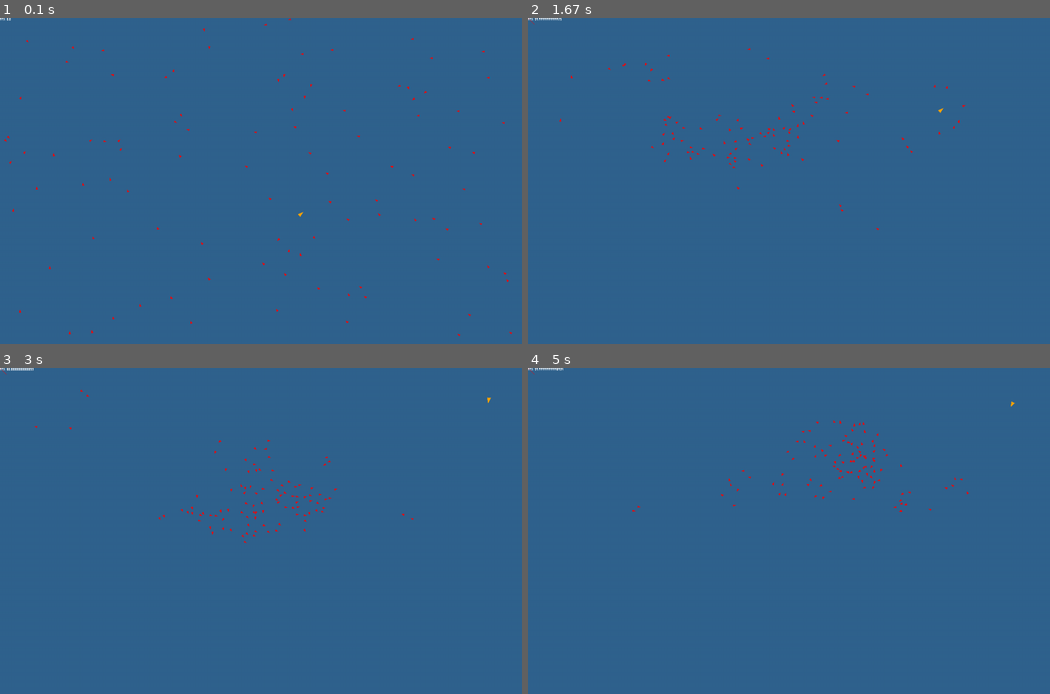
Above: before the commit, frames 1-4 (two rows, left to right).
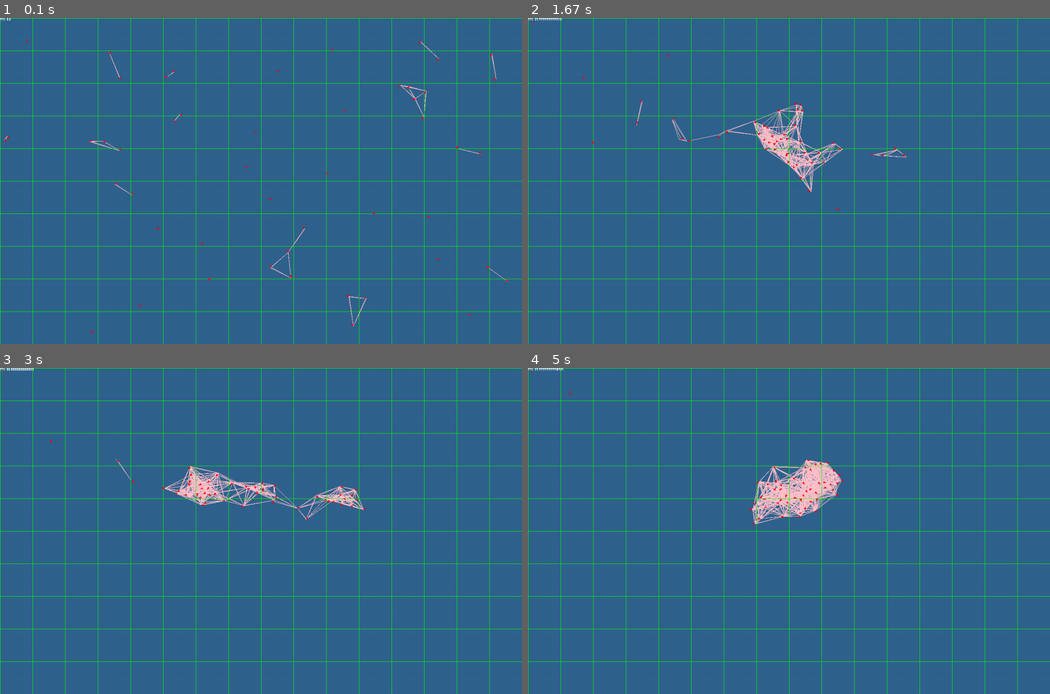
Above: after the commit, the same moments.

Repository: towella/boid-flocking
Game: pygame game, started from code/main.py
Two runs of this game, one before a commit and one after it. Both use one fixed random seed, a clock stepped at 60 frames per second and the inputs below.
Inputs (mouse positions are in pixels of both pictures, inside the frame that each line leads up to):
- Up to frame 1 (0.1 s): no input
- Up to frame 2 (1.67 s): tap Z at 0.83 s
- Up to frame 3 (3 s): move the mouse to (266, 566) at 2.2 s; tap Z at 2.23, 2.53 s
- Up to frame 4 (5 s): move the mouse to (924, 501) at 3.1 s; tap Z at 3.13, 3.43, 3.57, 3.97, 4.27 s; move the mouse to (976, 504) at 3.53 s; move the mouse to (971, 592) at 3.93 s

The runs differ from the first frame. In frame 1, 5.6% of the frame differs, in the area x 0-100%, y 0-100%; in frame 2, 6.8%; in frame 3, 6.9%; in frame 4, 7.3%.

Commit message:
Progress on Chunk System
- Boids are sorted into chunks and only provided neighbours in and around their chunk for efficiency
- Further optimisations are likely possible and should be investigated. Frames drop significantly when large flocks are simulated especially when boids group together
- This version includes dev rendering for visualising the chunks and interactions between boids in visual range of each other

Diff:
--- a/code/boids.py
+++ b/code/boids.py
@@ -9,15 +9,23 @@
 class Flock:
     def __init__(self, surface, flock_size, use_predator=False, use_wind=False):
         self.surface = surface
+        self.chunk_size = 80
+        # each chunk is a list of boids (3dim array) (use + 1 in case rounding down neccessary)
+        self.chunks = [[[] for x in range((self.surface.get_width() // self.chunk_size) + 1)]
+                       for y in range((self.surface.get_height() // self.chunk_size) + 1)]
+
         self.boids = [Boid(self.surface) for b in range(flock_size)]
 
         self.use_predator = use_predator
-        self.predator = BoidPredator(self.surface)
+        if self.use_predator:
+            self.predator = BoidPredator(self.surface)
+        else:
+            self.predator = None
 
         self.max_wind = 3
         self.min_wind_change = int(minute * 0.1)
         self.max_wind_change = int(minute * 0.2)
-        self.wind_transition = 30
+        self.wind_transition = 60
         self.wind_change = randint(self.min_wind_change, self.max_wind_change)
         self.use_wind = use_wind
         self.wind = [0, 0]
@@ -35,15 +43,51 @@
             self.new_wind[1] = randint(-self.max_wind * 100, self.max_wind * 100) / 100
             self.wind_change = randint(self.min_wind_change, self.max_wind_change)
 
-        # update boids
-        self.predator.update(self.boids, self.wind)
+        # update predator
+        if self.use_predator:
+            self.predator.update(self.boids, self.wind)
+        # update boids by chunk
+        # first update chunks (reset first so empty)
+        self.chunks = [[[] for x in range(self.surface.get_width() // self.chunk_size + 1)]
+                       for y in range(self.surface.get_height() // self.chunk_size + 1)]
         for b in self.boids:
-            b.update(self.boids, self.wind, self.predator)
+            pos = b.get_pos()
+            # find boid chunk index
+            y = int(pos[1] // self.chunk_size)
+            x = int(pos[0] // self.chunk_size)
+            print(y, x)
+            self.chunks[y][x].append(b)
+
+        # x, y
+        neighbour_chunks = [[-1, -1], [0, -1], [1, -1],
+                            [-1, 0],  [0, 0],  [1, 0],
+                            [-1, 1],  [0, 1],  [1, 1]]
+        for y in range(len(self.chunks)):
+            for x in range(len(self.chunks[y])):
+                # only do chunk checks for chunks that are not empty
+                if len(self.chunks[y][x]) > 0:
+                    # collect neighbouring boids for chunk
+                    neighbours = []
+                    for n in neighbour_chunks:
+                        # ensure chunk is within range
+                        if 0 <= y + n[1] < len(self.chunks) and 0 <= x + n[0] < len(self.chunks[0]):
+                            ny = y + n[1]
+                            nx = x + n[0]
+                            neighbours += self.chunks[ny][nx]
+                    # update boids in chunk using neighbour list
+                    for b in self.chunks[y][x]:
+                        # self.boids replace with neighbours
+                        b.update(neighbours, self.wind, self.predator)
 
     def draw(self):
+        for y in range(len(self.chunks)):
+            pygame.draw.line(self.surface, "green", (0, y * self.chunk_size), (self.surface.get_width(), y * self.chunk_size), 1)
+            for x in range(len(self.chunks[y])):
+                pygame.draw.line(self.surface, "green", (x * self.chunk_size, 0), (x * self.chunk_size, self.surface.get_height()), 1)
         for b in self.boids:
             b.draw()
-        self.predator.draw()
+        if self.use_predator:
+            self.predator.draw()
 
 
 class Boid:
@@ -57,7 +101,7 @@
         self.max_speed = 5  # 3 or 5
 
         self.protected_r = 10  # protected distance to steer away from other boids
-        self.visual_r = 50  # distance boid can see other boids
+        self.visual_r = 80  # 50 distance boid can see other boids  MUST BE LESS THAN CHUNK SIZE
 
         self.turn_factor = 0.1   # 0.1 or 0.05 amount boid turns (multiplier)
         self.screen_margin = 500  # 200 margin from screen edge before turning
@@ -76,7 +120,6 @@
         # steering
         close_dx = 0
         close_dy = 0
-
         # alignment and cohesion
         avg_x_pos = 0
         avg_y_pos = 0
@@ -101,6 +144,7 @@
                 avg_y_pos += bpos[1]
                 avg_x_vel += bvel[0]
                 avg_y_vel += bvel[1]
+                pygame.draw.line(self.surface, "pink", self.pos, bpos, 1)
 
         # - alignment and cohesion -
         if neighbours > 0:
--- a/code/level.py
+++ b/code/level.py
@@ -36,9 +36,9 @@
         self.large_font = Font(resource_path(fonts['large_font']), 'white')
 
         # flock
-        flock_size = 100
+        flock_size = 50
         flocks = 1
-        use_predator = True
+        use_predator = False
         use_wind = False
         self.flocks = [Flock(self.screen_surface, flock_size, use_predator, use_wind) for i in range(flocks)]
 
